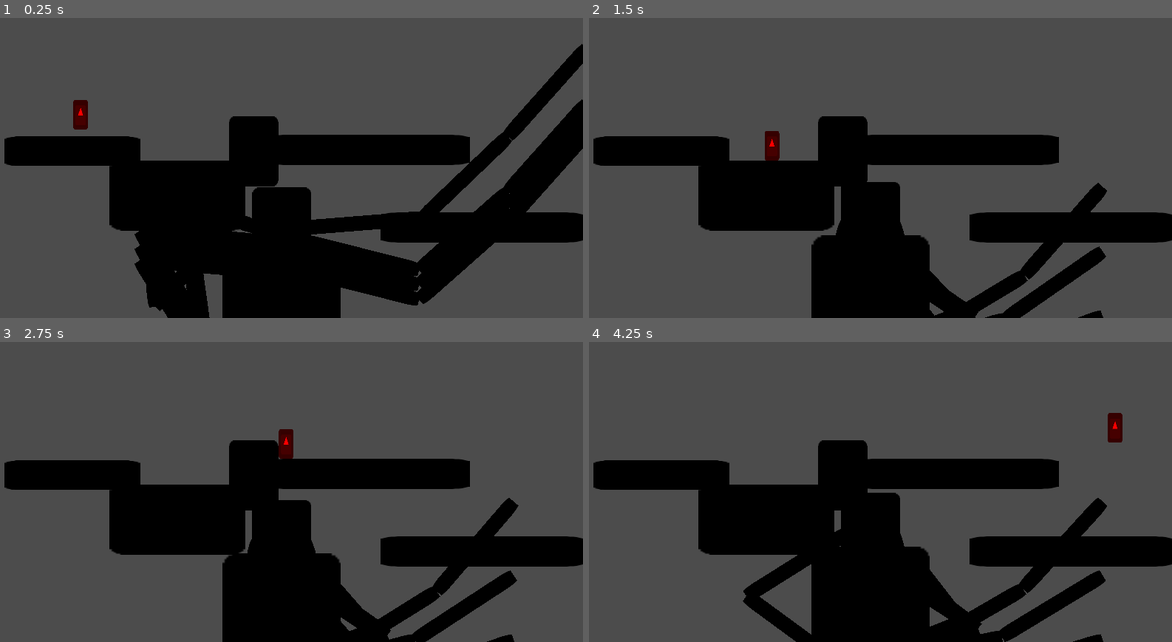
Above: before the commit, frames 1-4 (two rows, left to right).
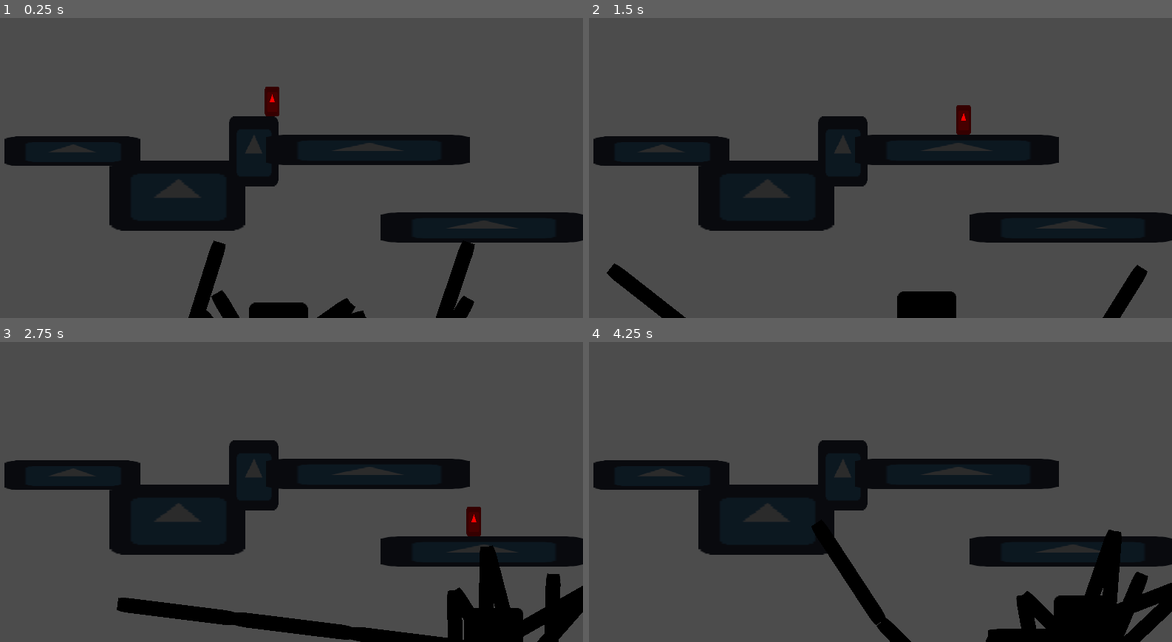
Above: after the commit, the same moments.

Repository: ObsidianBlk/ItsBelow
Game: Godot game, scene res://Scenes/World/World.tscn
Same seed, same stepped clock (60 frames per second), same inputs: the game is played once before the commit and once after it. The engine's default icon, where the game draws it, is replaced by a stand-in: a white triangle on a blue panel in a dark square.
Inputs:
- Up to frame 1 (0.25 s): no input
- Up to frame 2 (1.5 s): hold D (player_right) from 0.53 s (still down); tap Space (player_jump) at 0.77 s
- Up to frame 3 (2.75 s): tap Space (player_jump) at 1.52 s; release D (player_right) at 2.03 s; hold A (player_left) from 2.03 s (still down)
- Up to frame 4 (4.25 s): release A (player_left) at 2.78 s; hold D (player_right) from 2.78 s (still down); tap Space (player_jump) at 3.02, 3.77 s

The runs differ from the first frame. In frame 1, 27% of the frame differs, in the area x 4-100%, y 8-100%; in frame 2, 19%; in frame 3, 21%; in frame 4, 22%.

Commit message:
Improved the SpiderLeg. Spider now looks rather good crawling up the screen :D

Diff:
--- a/Objects/Spider/Spider.gd
+++ b/Objects/Spider/Spider.gd
@@ -4,8 +4,12 @@
 # ------------------------------------------------------------------------------
 # Export Variables
 # ------------------------------------------------------------------------------
-export var climb_speed : float = 10.0
-export var step_rate : float = 2.0
+export var target_node_path : NodePath = ""			setget set_target_node_path
+export var climb_speed : float = 10.0				setget set_climb_speed
+export var horizontal_speed : float = 200.0
+export var horizontal_accel : float = 400.0
+export var distance_per_step : float = 40.0			setget set_distance_per_step
+export var step_time : float = 0.6
 
 
 # ------------------------------------------------------------------------------
@@ -16,20 +20,74 @@
 var _cur_r_leg : int = 0
 var _use_left : bool = false
 
+var _step_rate : float = 2.0
+var _speed_x : float = 0.0
+
+var target_node_ref : WeakRef = weakref(null)
+
 # ------------------------------------------------------------------------------
 # Onready Variables
 # ------------------------------------------------------------------------------
 onready var left_legs : Array = $LeftLegs.get_children()
 onready var right_legs : Array = $RightLegs.get_children()
 
-onready var right_target : Position2D = $RightTarget
-onready var left_target : Position2D = $LeftTarget
+onready var right_sensor : RayCast2D = $RightLegSensor
+onready var left_sensor : RayCast2D = $LeftLegSensor
 
+
+
+# ------------------------------------------------------------------------------
+# Setters
+# ------------------------------------------------------------------------------
+func set_target_node_path(np : NodePath) -> void:
+	target_node_path = np
+	if target_node_path == "":
+		target_node_ref = weakref(null)
+	else:
+		var targ : Node2D = get_node_or_null(target_node_path)
+		if targ:
+			target_node_ref = weakref(targ)
+
+
+func set_climb_speed (s : float) -> void:
+	climb_speed = s
+	_CalcStepRate()
+
+func set_distance_per_step(d : float) -> void:
+	if d > 0.0:
+		distance_per_step = d
+		_CalcStepRate()
 
 # ------------------------------------------------------------------------------
 # Override Methods
 # ------------------------------------------------------------------------------
 func _ready() -> void:
+	right_sensor.force_raycast_update()
+	left_sensor.force_raycast_update()
+	_CalcStepRate()
+	set_target_node_path(target_node_path)
+
+	for leg in left_legs:
+		leg.step_time = step_time
+	for leg in right_legs:
+		leg.step_time = step_time
+	call_deferred("_InitLegSteps")
+
+
+func _physics_process(delta : float) -> void:
+	var move_vec : Vector2 = Vector2(0.0, -climb_speed) + _GetHorzSpeed(delta)
+	move_and_collide(move_vec * delta)
+
+func _process(delta : float) -> void:
+	_last_step_time += delta
+	if _last_step_time >= _step_rate:
+		_NextStep()
+		_last_step_time = 0.0
+
+# ------------------------------------------------------------------------------
+# Private Methods
+# ------------------------------------------------------------------------------
+func _InitLegSteps() -> void:
 	_NextStep()
 	_NextStep()
 	_NextStep(Vector2(0.0, 140.0))
@@ -39,33 +97,50 @@
 	_NextStep(Vector2(0.0, 400.0))
 	_NextStep(Vector2(0.0, 400.0))
 
-func _physics_process(delta : float) -> void:
-	var move_vec : Vector2 = Vector2(0.0, -climb_speed)
-	move_and_collide(move_vec * delta)
+func _GetClosestViewportEdge() -> float:
+	var resolution : Rect2 = get_viewport_rect()
+	var d2l : float = global_position.x
+	var d2r : float = abs(resolution.size.x - global_position.x)
+	return min(d2l, d2r)
 
-func _process(delta : float) -> void:
-	_last_step_time += delta
-	if _last_step_time >= step_rate:
-		_NextStep()
-		_last_step_time = 0.0
+func _GetHorzSpeed(delta : float) -> Vector2:
+	var target : Node2D = target_node_ref.get_ref()
+	if target:
+		var dist_to_target : float = target.global_position.x - global_position.x
+		var hspeed : float = horizontal_speed * delta
+		if abs(dist_to_target) > hspeed:
+			_speed_x += max(-horizontal_speed, min(sign(dist_to_target) * horizontal_accel * delta, horizontal_speed))
+		else:
+			_speed_x = lerp(_speed_x, 0.0, 0.8)
+		return Vector2(_speed_x, 0.0)
+	return Vector2.ZERO
 
-# ------------------------------------------------------------------------------
-# Private Methods
-# ------------------------------------------------------------------------------
 func _NextStep(offset : Vector2 = Vector2.ZERO) -> void:
 	var leg = null
-	var pos : Position2D = null
+	var sensor : RayCast2D = null
 	if _use_left:
 		leg = left_legs[_cur_l_leg]
-		pos = left_target
+		sensor = left_sensor
 		_cur_l_leg += 1
 		if _cur_l_leg >= left_legs.size():
 			_cur_l_leg = 0
 	else:
 		leg = right_legs[_cur_r_leg]
-		pos = right_target
+		sensor = right_sensor
 		_cur_r_leg += 1
 		if _cur_r_leg >= right_legs.size():
 			_cur_r_leg = 0
 	_use_left = not _use_left
-	leg.step_to(pos.global_position + offset)
+
+	if sensor.is_colliding():
+		var pos : Vector2 = sensor.get_collision_point()
+		print("Leg Pos: ", pos)
+		leg.step_to(pos + offset)
+	else:
+		print("No Leg Collision")
+
+func _CalcStepRate() -> void:
+	if climb_speed != 0.0:
+		_step_rate = distance_per_step / climb_speed
+	else:
+		_step_rate = 0.0
--- a/Objects/Spider/Spider.tscn
+++ b/Objects/Spider/Spider.tscn
@@ -5,9 +5,24 @@
 [ext_resource path="res://Objects/Spider/Spider.gd" type="Script" id=3]
 
 [sub_resource type="RectangleShape2D" id=1]
+extents = Vector2( 128, 192 )
 
 [node name="Spider" type="KinematicBody2D"]
+collision_layer = 0
+collision_mask = 2147483648
 script = ExtResource( 3 )
+
+[node name="RightLegSensor" type="RayCast2D" parent="."]
+position = Vector2( 0, -324 )
+enabled = true
+cast_to = Vector2( 3000, 0 )
+collision_mask = 1073741824
+
+[node name="LeftLegSensor" type="RayCast2D" parent="."]
+position = Vector2( 0, -324 )
+enabled = true
+cast_to = Vector2( -3000, 0 )
+collision_mask = 1073741824
 
 [node name="Body" type="Sprite" parent="."]
 modulate = Color( 0, 0, 0, 1 )
@@ -21,6 +36,7 @@
 texture = ExtResource( 1 )
 
 [node name="CollisionShape2D" type="CollisionShape2D" parent="."]
+position = Vector2( 0, -48 )
 shape = SubResource( 1 )
 
 [node name="RightLegs" type="Node2D" parent="."]
@@ -42,7 +58,6 @@
 [node name="LLeg" parent="LeftLegs" instance=ExtResource( 2 )]
 position = Vector2( -53, -157 )
 flipped = true
-verbos = true
 
 [node name="LLeg2" parent="LeftLegs" instance=ExtResource( 2 )]
 position = Vector2( -53, -128 )
@@ -55,9 +70,3 @@
 [node name="LLeg4" parent="LeftLegs" instance=ExtResource( 2 )]
 position = Vector2( -53, -64 )
 flipped = true
-
-[node name="RightTarget" type="Position2D" parent="."]
-position = Vector2( 502, -248 )
-
-[node name="LeftTarget" type="Position2D" parent="."]
-position = Vector2( -502, -248 )
--- a/Objects/Spider/SpiderLeg/SpiderLeg.gd
+++ b/Objects/Spider/SpiderLeg/SpiderLeg.gd
@@ -16,6 +16,8 @@
 # ------------------------------------------------------------------------------
 export var flipped : bool = false
 export var verbos : bool = false
+export var step_time : float = 0.5
+export var step_height : float = 100.0
 
 # ------------------------------------------------------------------------------
 # Variables
@@ -27,9 +29,7 @@
 var goal_pos : Vector2 = Vector2.ZERO
 var int_pos : Vector2 = Vector2.ZERO
 var start_pos: Vector2 = Vector2.ZERO
-var step_height : float = 300
-var step_rate : float = 0.5
-var step_time : float = 0.0
+var step_time_elapsed : float = 0.0
 
 # ------------------------------------------------------------------------------
 # Onready Variables
@@ -47,9 +47,9 @@
 	len_end = end_joint.position.x
 
 func _process(delta : float) -> void:
-	step_time += delta
+	step_time_elapsed += delta
 	var target_pos : Vector2 = Vector2.ZERO
-	var t = step_time / step_rate
+	var t = step_time_elapsed / step_time
 	if t < 0.5:
 		target_pos = start_pos.linear_interpolate(int_pos, t / 0.5)
 	elif t <= 1.0:
@@ -74,31 +74,32 @@
 
 	var base_angles : Dictionary = _SSSCalc(dummy_side_length, len_end, dist_to_target)
 	var next_angles : Dictionary = _SSSCalc(len_lower, len_mid, dummy_side_length)
-	if verbos:
-		print(base_angles, " | ", next_angles)
 
 	global_rotation = (base_rot + base_angles.b + next_angles.b)
 	lower_joint.rotation = next_angles.c
 	mid_joint.rotation = (base_angles.c + next_angles.a)
-	if verbos:
-		print("Global: ", rad2deg(global_rotation), " | Lower: ", rad2deg(lower_joint.rotation), " | Mid: ", rad2deg(mid_joint.rotation))
 
 
 func _SSSCalc(side_a : float, side_b : float, side_c : float) -> Dictionary:
 	var res : Dictionary = {"a":0, "b":0, "c":0}
 	if side_c < side_a + side_b:
-		var sng : float = -1.0 if flipped else 1.0
-		#var sng : float = 1.0
-		res.a = sng * _LawOfCOS(side_b, side_c, side_a)
-		res.b = sng * _LawOfCOS(side_c, side_a, side_b) + PI
-		res.c = sng * (PI - res.a - res.b)
+		var _pi : float = 0 if flipped else PI
+		res.a = _LawOfCOS(side_b, side_c, side_a)
+		res.b = _LawOfCOS(side_c, side_a, side_b) + _pi
+		res.c = _pi - res.a - res.b
+		if flipped:
+			res.a = -res.a
+			res.b = -res.b
+			res.c = -res.c
 	return res
 
 func _LawOfCOS(a : float, b : float, c : float) -> float:
 	var ab2 : float = a * b * 2.0
-	if ab2 == 0.0:
-		return 0.0
-	return acos((a * a + b * b - c * c)/ab2)
+	if ab2 != 0.0:
+		var val : float = acos((a * a + b * b - c * c)/ab2)
+		if not is_nan(val):
+			return val
+	return 0.0
 
 # ------------------------------------------------------------------------------
 # Public Methods
@@ -112,7 +113,8 @@
 	if end_pos.y < highest:
 		highest = end_pos.y
 
+	var mid_body : float = (global_position.x - end_pos.x) * 0.5
 	var mid = (pos.x + end_pos.x) * 0.5
 	start_pos = end_pos
-	int_pos = Vector2(mid, highest - step_height)
-	step_time = 0.0
+	int_pos = Vector2(mid + mid_body, highest - step_height)
+	step_time_elapsed = 0.0
--- /dev/null
+++ b/Objects/SpiderBounds/SpiderBounds.gd
@@ -0,0 +1,64 @@
+extends Node2D
+
+
+
+# ------------------------------------------------------------------------------
+# Export Variables
+# ------------------------------------------------------------------------------
+export var bound_width : float = 64.0
+export var target_node_path : NodePath = ""
+
+
+# ------------------------------------------------------------------------------
+# Variables
+# ------------------------------------------------------------------------------
+var _target_ref : WeakRef = weakref(null)
+
+# ------------------------------------------------------------------------------
+# Onready Variables
+# ------------------------------------------------------------------------------
+onready var _left_bound_node : StaticBody2D = $LeftEdgeBound
+onready var _left_colshape_node : CollisionShape2D = $LeftEdgeBound/ColShape
+
+onready var _right_bound_node : StaticBody2D = $RightEdgeBound
+onready var _right_colshape_node : CollisionShape2D = $RightEdgeBound/ColShape
+
+# ------------------------------------------------------------------------------
+# Override Methods
+# ------------------------------------------------------------------------------
+func _ready() -> void:
+	var target : Node2D = get_node_or_null(target_node_path)
+	if target:
+		_target_ref = weakref(target)
+	_AdjustBounds()
+
+func _enter_tree() -> void:
+	var vp : Viewport = get_viewport()
+	var _res : int = vp.connect("size_changed", self, "_AdjustBounds")
+
+func _exit_tree() -> void:
+	var vp : Viewport = get_viewport()
+	if vp.is_connected("size_changed", self, "_AdjustBounds"):
+		vp.disconnect("size_changed", self, "_AdjustBounds")
+
+func _physics_process(_delta : float) -> void:
+	var target : Node2D = _target_ref.get_ref()
+	if target:
+		global_position.y = target.global_position.y
+
+# ------------------------------------------------------------------------------
+# Private Methods
+# ------------------------------------------------------------------------------
+func _AdjustBounds() -> void:
+	if not is_inside_tree():
+		return
+
+	var vprect : Rect2 = get_viewport_rect()
+	var hbw : float = bound_width * 0.5
+	var hvh : float = vprect.size.y * 0.5
+
+	_left_bound_node.position = Vector2(hbw, hvh)
+	_right_bound_node.position = Vector2(vprect.size.x - hbw, hvh)
+
+	_left_colshape_node.shape.extents = Vector2(hbw, vprect.size.y*2)
+	_right_colshape_node.shape.extents = Vector2(hbw, vprect.size.y*2)
--- /dev/null
+++ b/Objects/SpiderBounds/SpiderBounds.tscn
@@ -0,0 +1,22 @@
+[gd_scene load_steps=3 format=2]
+
+[ext_resource path="res://Objects/SpiderBounds/SpiderBounds.gd" type="Script" id=1]
+
+[sub_resource type="RectangleShape2D" id=1]
+
+[node name="SpiderBounds" type="Node2D"]
+script = ExtResource( 1 )
+
+[node name="LeftEdgeBound" type="StaticBody2D" parent="."]
+collision_layer = 3221225472
+collision_mask = 0
+
+[node name="ColShape" type="CollisionShape2D" parent="LeftEdgeBound"]
+shape = SubResource( 1 )
+
+[node name="RightEdgeBound" type="StaticBody2D" parent="."]
+collision_layer = 3221225472
+collision_mask = 0
+
+[node name="ColShape" type="CollisionShape2D" parent="RightEdgeBound"]
+shape = SubResource( 1 )
--- a/Scenes/World/World.tscn
+++ b/Scenes/World/World.tscn
@@ -1,8 +1,9 @@
-[gd_scene load_steps=5 format=2]
+[gd_scene load_steps=6 format=2]
 
 [ext_resource path="res://icon.png" type="Texture" id=1]
 [ext_resource path="res://Objects/Player/Player.tscn" type="PackedScene" id=2]
 [ext_resource path="res://Objects/Spider/Spider.tscn" type="PackedScene" id=3]
+[ext_resource path="res://Objects/SpiderBounds/SpiderBounds.tscn" type="PackedScene" id=4]
 
 [sub_resource type="RectangleShape2D" id=1]
 extents = Vector2( 32, 32 )
@@ -10,7 +11,7 @@
 [node name="World" type="Node2D"]
 
 [node name="BasicPlat" type="Sprite" parent="."]
-modulate = Color( 0, 0, 0, 1 )
+modulate = Color( 0.172549, 0.172549, 0.172549, 1 )
 position = Vector2( 174, 359 )
 scale = Vector2( 4.59375, 1 )
 texture = ExtResource( 1 )
@@ -22,7 +23,7 @@
 shape = SubResource( 1 )
 
 [node name="BasicPlat2" type="Sprite" parent="."]
-modulate = Color( 0, 0, 0, 1 )
+modulate = Color( 0.172549, 0.172549, 0.172549, 1 )
 position = Vector2( 402, 455 )
 scale = Vector2( 4.59375, 2.375 )
 texture = ExtResource( 1 )
@@ -34,7 +35,7 @@
 shape = SubResource( 1 )
 
 [node name="BasicPlat3" type="Sprite" parent="."]
-modulate = Color( 0, 0, 0, 1 )
+modulate = Color( 0.172549, 0.172549, 0.172549, 1 )
 position = Vector2( 567, 359 )
 scale = Vector2( 1.6875, 2.375 )
 texture = ExtResource( 1 )
@@ -46,7 +47,7 @@
 shape = SubResource( 1 )
 
 [node name="BasicPlat4" type="Sprite" parent="."]
-modulate = Color( 0, 0, 0, 1 )
+modulate = Color( 0.172549, 0.172549, 0.172549, 1 )
 position = Vector2( 814, 356 )
 scale = Vector2( 6.90625, 1.03125 )
 texture = ExtResource( 1 )
@@ -58,7 +59,7 @@
 shape = SubResource( 1 )
 
 [node name="BasicPlat5" type="Sprite" parent="."]
-modulate = Color( 0, 0, 0, 1 )
+modulate = Color( 0.172549, 0.172549, 0.172549, 1 )
 position = Vector2( 1062, 524 )
 scale = Vector2( 6.90625, 1.03125 )
 texture = ExtResource( 1 )
@@ -70,7 +71,12 @@
 shape = SubResource( 1 )
 
 [node name="Player" parent="." instance=ExtResource( 2 )]
-position = Vector2( 192, 176 )
+position = Vector2( 607, 172 )
 
 [node name="Spider" parent="." instance=ExtResource( 3 )]
-position = Vector2( 628, 684 )
+position = Vector2( 634, 936 )
+target_node_path = NodePath("../Player")
+climb_speed = 20.0
+
+[node name="SpiderBounds" parent="." instance=ExtResource( 4 )]
+target_node_path = NodePath("../Spider")
--- a/project.godot
+++ b/project.godot
@@ -77,6 +77,11 @@
  ]
 }
 
+[layer_names]
+
+2d_physics/layer_31="Spider_Legs"
+2d_physics/layer_32="Spider_Body"
+
 [physics]
 
 common/enable_pause_aware_picking=true
